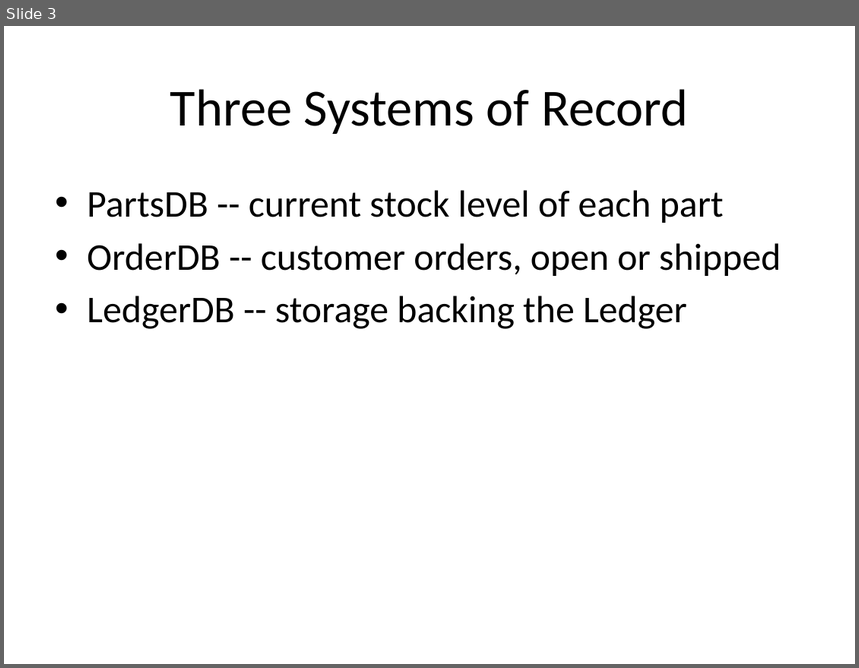
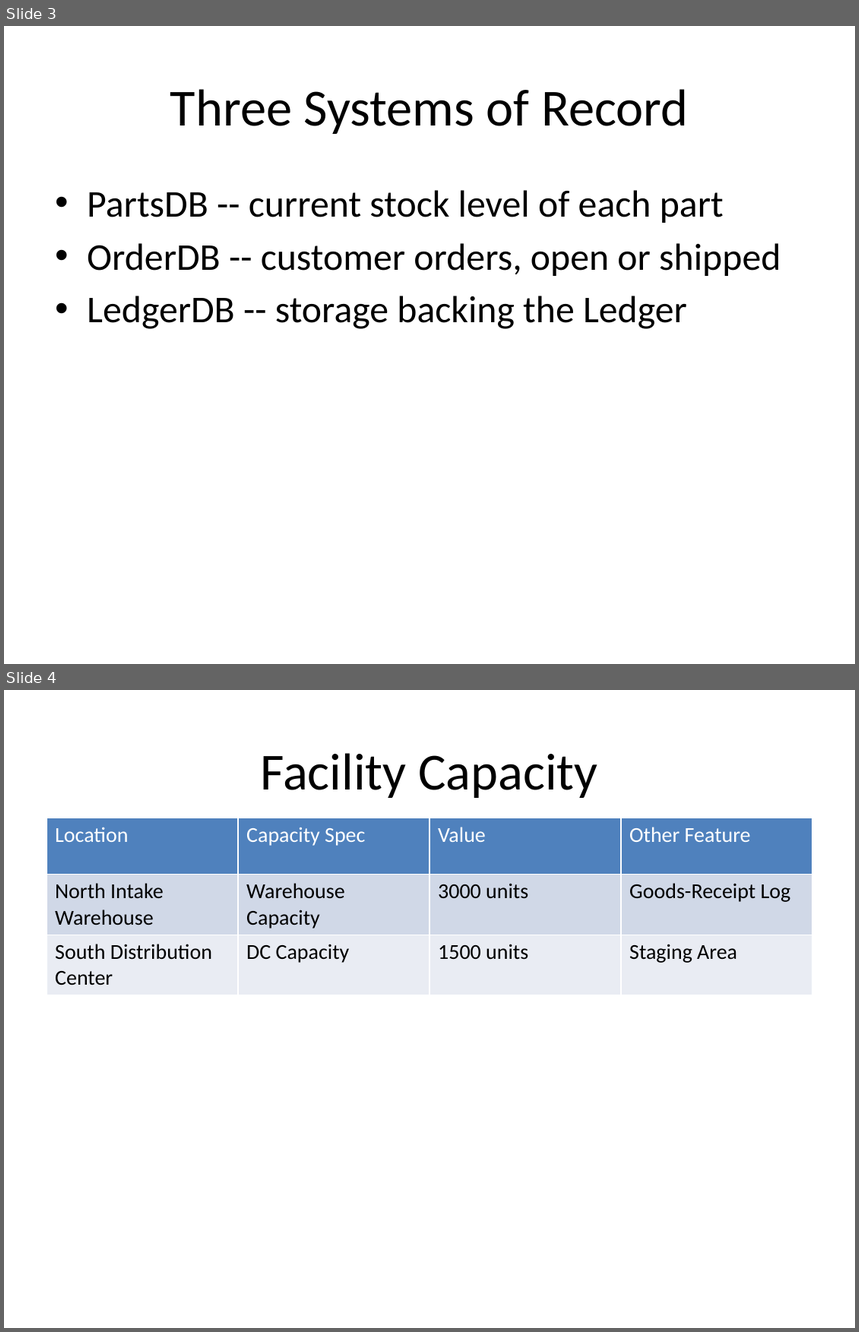
Before and after one commit to shuhan-ctrlcv/kb-test, a slide deck: docs/factory_overview.pptx. Shown one above the other, each under a label of ours: slide 3 before the commit, slides 3 and 4 after it. The pictures are 859x668 and 859x1332 pixels, drawn with LibreOffice and Linux fonts; fonts in the diff are those of the drawing. Boxes give left, top, right and bottom in pixels: in the first picture for what was removed or moved away, otherwise in the second. Text is boxed around its words. In the diff, an @@ line names an element or a change of style, - is before the commit and + after.

```diff
--- a/docs/factory_overview.pptx
+++ b/docs/factory_overview.pptx
@@ slide 4 added at (4, 690, 855, 1328), background #FFFFFF @@
@@ title added at (261, 753, 598, 798), 44 pt, text #000000 @@
+Facility Capacity
@@ table added at (47, 818, 813, 989), 3 rows, 4 columns @@
+Location | Capacity Spec | Value | Other Feature
+North Intake Warehouse | Warehouse Capacity | 3000 units | Goods-Receipt Log
+South Distribution Center | DC Capacity | 1500 units | Staging Area
```
Also in this commit, not shown: 1 slide changed, 1 slide removed, 30 other files.
